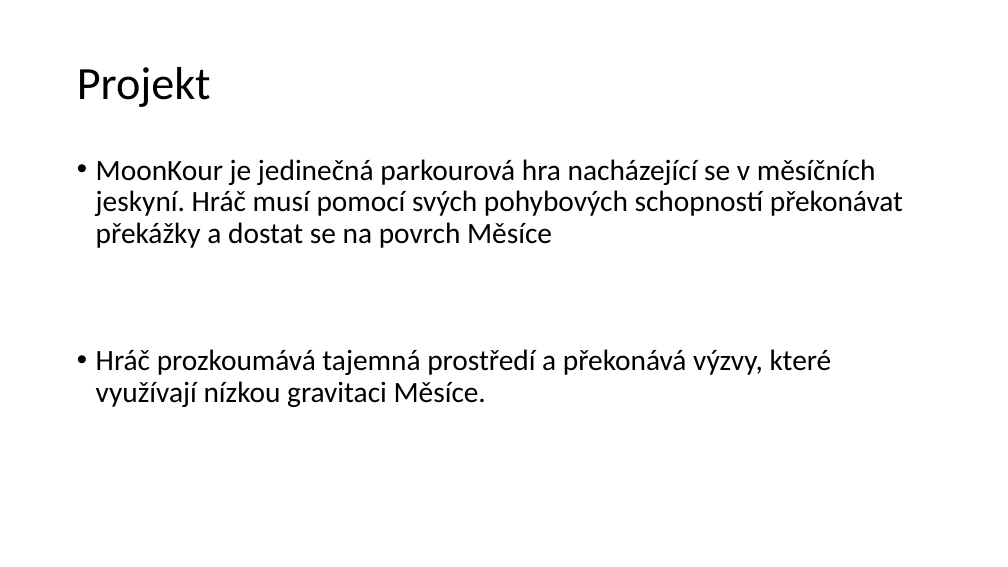
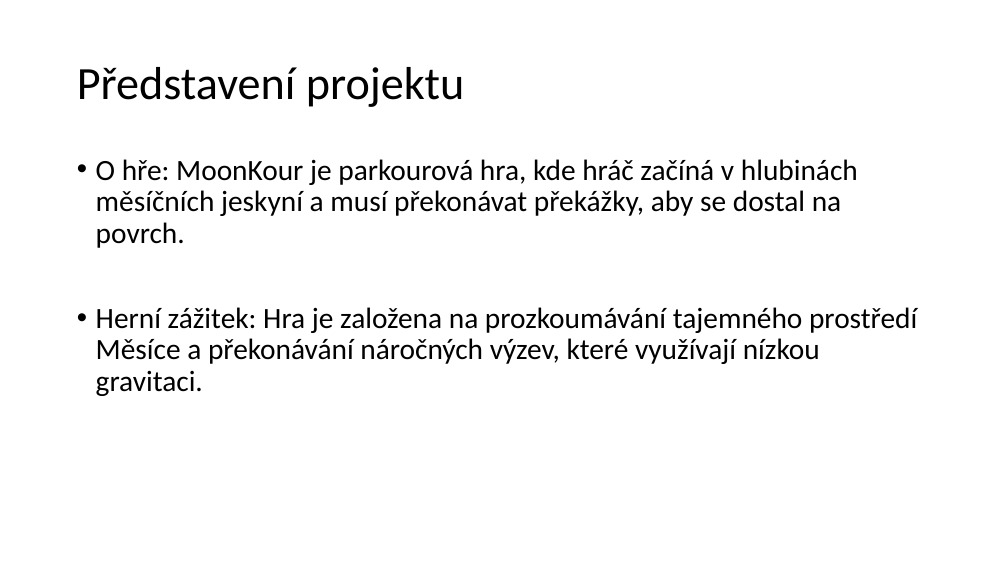
Before and after one commit to Fen1Xcz/TP, a slide deck: slide 2 of MoonKour.pptx. Drawn at 1008x567 pixels with LibreOffice and Linux fonts; fonts in the diff are those of the drawing. Boxes give left, top, right and bottom in pixels: in the first picture for what was removed or moved away, otherwise in the second. Text is boxed around its words. In the diff, an @@ line names an element or a change of style, - is before the commit and + after.

```diff
--- a/MoonKour.pptx
+++ b/MoonKour.pptx
@@ title at <box>77,67,464,107</box>: text changed @@
-Projekt
+Představení projektu
@@ text at <box>96,159,917,396</box>: text changed @@
-• MoonKour je jedinečná parkourová hra nacházející se v měsíčních jeskyní. Hráč musí pomocí svých pohybových schopností překonávat překážky a dostat se na povrch Měsíce
-• Hráč prozkoumává tajemná prostředí a překonává výzvy, které využívají nízkou gravitaci Měsíce.
+• O hře: MoonKour je parkourová hra, kde hráč začíná v hlubinách měsíčních jeskyní a musí překonávat překážky, aby se dostal na povrch.
+• Herní zážitek: Hra je založena na prozkoumávání tajemného prostředí Měsíce a překonávání náročných výzev, které využívají nízkou gravitaci.
```
Also in this commit, not shown: 1 other slide changed, 4 slides added, 3 slides removed.
